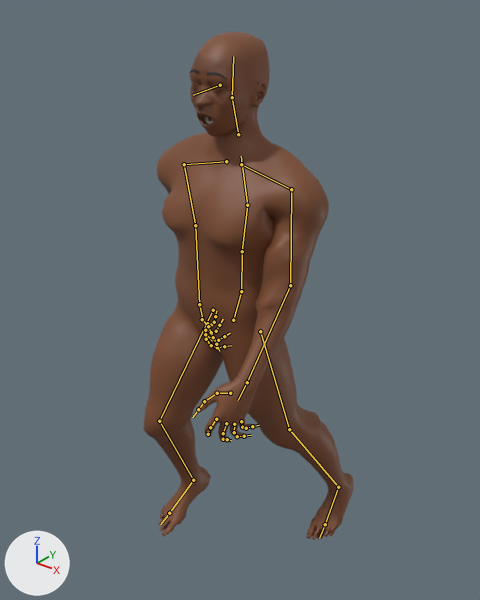
The glTF model client/public/assets/characters/prototype/awd_male_base_lod0.glb, before and after one commit.
Rendered twice from a 50 mm camera at (1.152, -1.412, 1.88) aimed at (-0.032, 0.068, 0.963). Every picture has the same lights, and +X, +Y and +Z are marked at lower left. The older version comes first. Both versions are drawn at frame 21 of the action 'walk'; the numbers are the values there. The bones that change, and the others that lie on the model, are drawn over the model as lines.

Names of what the first picture shows: 'AWD_Body_male_b0', 'AWD_Brows_b0', 'AWD_Teeth_b0'.
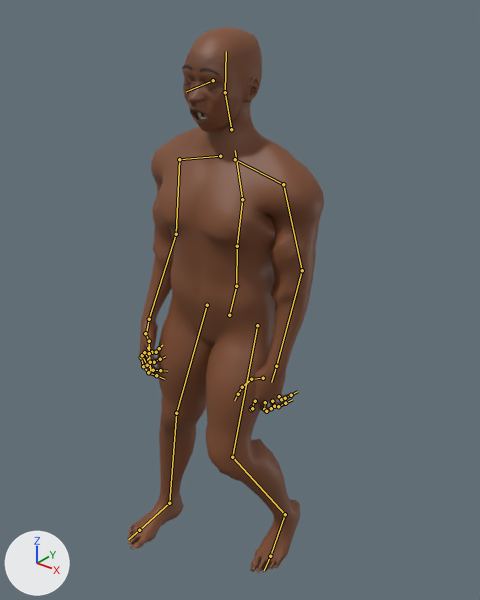
Changed parts and their boxes (x1, y1, x2, y2) in the pictures (480 x 600 px):
'AWD_Body_male_b0', posed (6% narrower, 7% taller)
    before: (144, 32, 354, 540)
    after: (127, 27, 324, 573)
'AWD_Brows_b0', posed
    before: (189, 69, 227, 79)
    after: (182, 65, 220, 75)
'AWD_Teeth_b0', posed (mostly hidden)
    before: (205, 117, 213, 124)
    after: (197, 112, 207, 120)
bone 'Hips', root to tip
    before: (233, 320) to (241, 291)
    after: (229, 315) to (236, 286)
bone 'LeftUpLeg', root to tip
    before: (260, 331) to (289, 429)
    after: (257, 325) to (232, 457)
bone 'LeftLeg', root to tip
    before: (289, 429) to (338, 487)
    after: (232, 457) to (285, 514)
bone 'RightUpLeg', root to tip
    before: (213, 310) to (159, 421)
    after: (207, 305) to (176, 413)
bone 'RightLeg', root to tip
    before: (159, 421) to (193, 480)
    after: (176, 413) to (169, 503)
bone 'RightFoot', root to tip
    before: (193, 480) to (169, 513)
    after: (169, 503) to (139, 530)
bone 'Spine', root to tip
    before: (241, 291) to (242, 251)
    after: (236, 286) to (237, 246)
bone 'Spine2', root to tip
    before: (247, 205) to (241, 156)
    after: (242, 199) to (235, 150)
bone 'LeftArm', root to tip
    before: (291, 189) to (290, 285)
    after: (283, 184) to (302, 270)
bone 'Head', root to tip
    before: (232, 97) to (233, 56)
    after: (225, 92) to (226, 51)
bone 'RightArm', root to tip
    before: (184, 164) to (195, 225)
    after: (179, 159) to (176, 234)
bone 'RightForeArm', root to tip
    before: (195, 225) to (199, 304)
    after: (176, 234) to (149, 319)

The change, as a list of edits to the scene's bpy script:
```text
Change bone_hips:
    where bone_hips = bpy.data.objects['AWD_Rig'].pose.bones['Hips']
    bone_hips.location: (0.004, -0.007, -0.002) -> (-0.014, 0.005, 0.002)
    bone_hips.rotation_quaternion: (0.999, 0.0, -0.03, -0.022) -> (1.0, 0.0, 0.014, -0.018)  # degrees (0, -3, -3) -> degrees (0, 2, -2)
Change bone_leftupleg:
    where bone_leftupleg = bpy.data.objects['AWD_Rig'].pose.bones['LeftUpLeg']  # child of 'Hips'
    bone_leftupleg.rotation_quaternion: (0.985, 0.118, 0.022, 0.122) -> (-0.985, 0.117, 0.022, 0.121)  # degrees (14, 1, 14) -> degrees (-13, -4, -14)
Change bone_leftleg:
    where bone_leftleg = bpy.data.objects['AWD_Rig'].pose.bones['LeftLeg']  # child of 'LeftUpLeg'
    bone_leftleg.rotation_quaternion: (0.994, -0.022, 0.013, 0.107) -> (0.906, -0.086, 0.052, 0.41)  # degrees (-2, 2, 12) -> degrees (-7, 9, 48)
Change bone_rightupleg:
    where bone_rightupleg = bpy.data.objects['AWD_Rig'].pose.bones['RightUpLeg']  # child of 'Hips'
    bone_rightupleg.rotation_quaternion: (0.978, 0.188, 0.027, 0.085) -> (0.997, 0.064, 0.009, 0.029)  # degrees (22, 1, 10) -> degrees (7, 1, 3)
Change bone_rightleg:
    where bone_rightleg = bpy.data.objects['AWD_Rig'].pose.bones['RightLeg']  # child of 'RightUpLeg'
    bone_rightleg.rotation_quaternion: (0.913, 0.228, -0.05, -0.334) -> (0.997, 0.041, -0.009, -0.06)  # degrees (27, 3, -39) -> degrees (5, -1, -7)
Change bone_rightfoot:
    where bone_rightfoot = bpy.data.objects['AWD_Rig'].pose.bones['RightFoot']  # child of 'RightLeg'
    bone_rightfoot.rotation_quaternion: (1.0, 0.019, 0.002, 0.001) -> (0.999, 0.05, 0.005, 0.001)  # degrees (2, 0, 0) -> degrees (6, 1, 0)
Change bone_spine:
    where bone_spine = bpy.data.objects['AWD_Rig'].pose.bones['Spine']  # child of 'Hips'
    bone_spine.rotation_quaternion: (1.0, 0.0, 0.021, 0.0) -> (-1.0, 0.0, 0.003, 0.01)  # degrees (0, 2, 0) -> degrees (0, 0, -1)
Change bone_spine2:
    where bone_spine2 = bpy.data.objects['AWD_Rig'].pose.bones['Spine2']  # child of 'Spine1'
    bone_spine2.rotation_quaternion: (0.999, 0.026, 0.027, 0.009) -> (-1.0, -0.017, 0.003, 0.001)  # degrees (3, 3, 1) -> degrees (2, 0, 0)
Change bone_leftarm:
    where bone_leftarm = bpy.data.objects['AWD_Rig'].pose.bones['LeftArm']  # child of 'LeftShoulder'
    bone_leftarm.rotation_quaternion: (0.967, -0.241, -0.034, -0.072) -> (0.965, -0.241, 0.048, 0.088)  # degrees (-28, -6, -7) -> degrees (-27, 8, 9)
Change bone_head:
    where bone_head = bpy.data.objects['AWD_Rig'].pose.bones['Head']  # child of 'Neck'
    bone_head.rotation_quaternion: (1.0, 0.017, -0.007, 0.0) -> (-1.0, -0.017, -0.002, 0.009)  # degrees (2, -1, 0) -> degrees (2, 0, -1)
Change bone_rightarm:
    where bone_rightarm = bpy.data.objects['AWD_Rig'].pose.bones['RightArm']  # child of 'RightShoulder'
    bone_rightarm.rotation_quaternion: (0.943, -0.229, -0.108, -0.214) -> (0.969, -0.24, -0.027, -0.056)  # degrees (-24, -18, -22) -> degrees (-28, -5, -5)
Change bone_rightforearm:
    where bone_rightforearm = bpy.data.objects['AWD_Rig'].pose.bones['RightForeArm']  # child of 'RightArm'
    bone_rightforearm.rotation_quaternion: (0.954, -0.229, -0.192, -0.029) -> (0.976, -0.157, -0.153, -0.01)  # degrees (-27, -22, 2) -> degrees (-19, -18, 2)
```
